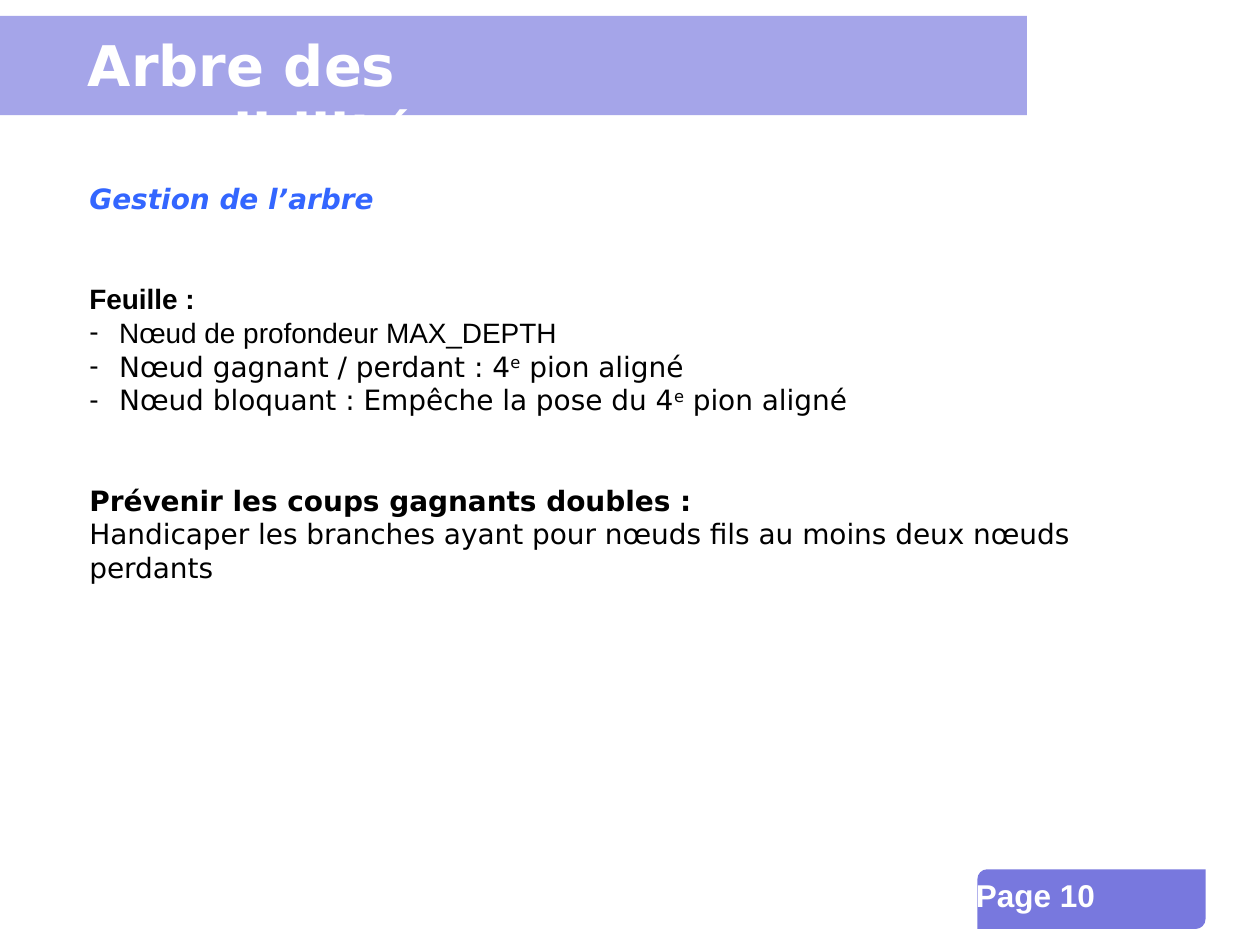
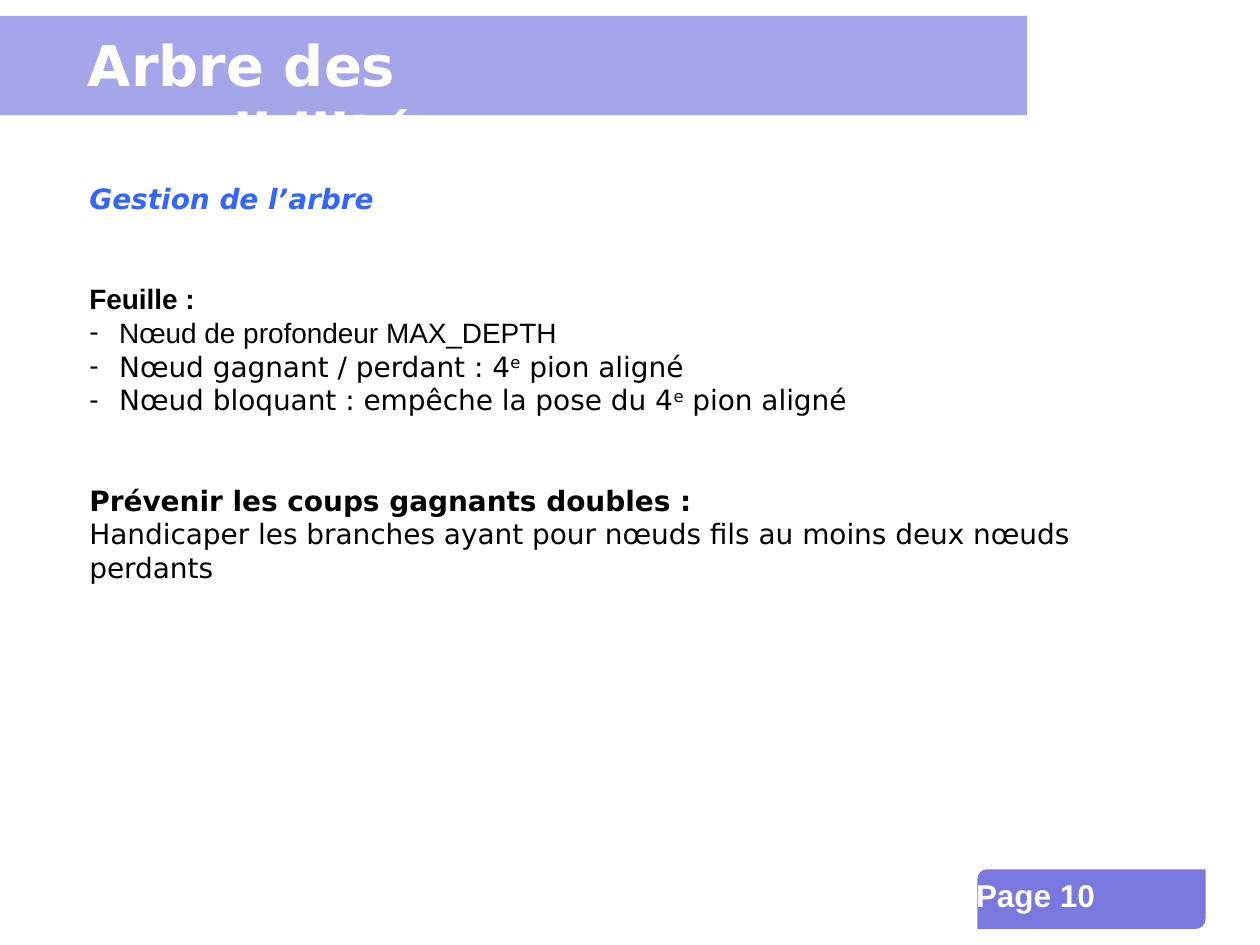
Before and after one commit to INSA-4IF-H4404-2013-2014/Connect-Four, a slide deck: slide 10 of presentation.ppt. Drawn at 1260x945 pixels with LibreOffice and Linux fonts; fonts in the diff are those of the drawing; background and template pictures are left out. Boxes give left, top, right and bottom in pixels: in the first picture for what was removed or moved away, otherwise in the second. Text is boxed around its words. In the diff, an @@ line names an element or a change of style, - is before the commit and + after.

```diff
--- a/presentation.ppt
+++ b/presentation.ppt
@@ text at box(119, 388, 846, 416): text changed @@
-– Nœud bloquant : Empêche la pose du 4e pion aligné
+– Nœud bloquant : empêche la pose du 4e pion aligné
```
Also in this commit, not shown: 10 other slides changed, 1 other file.
